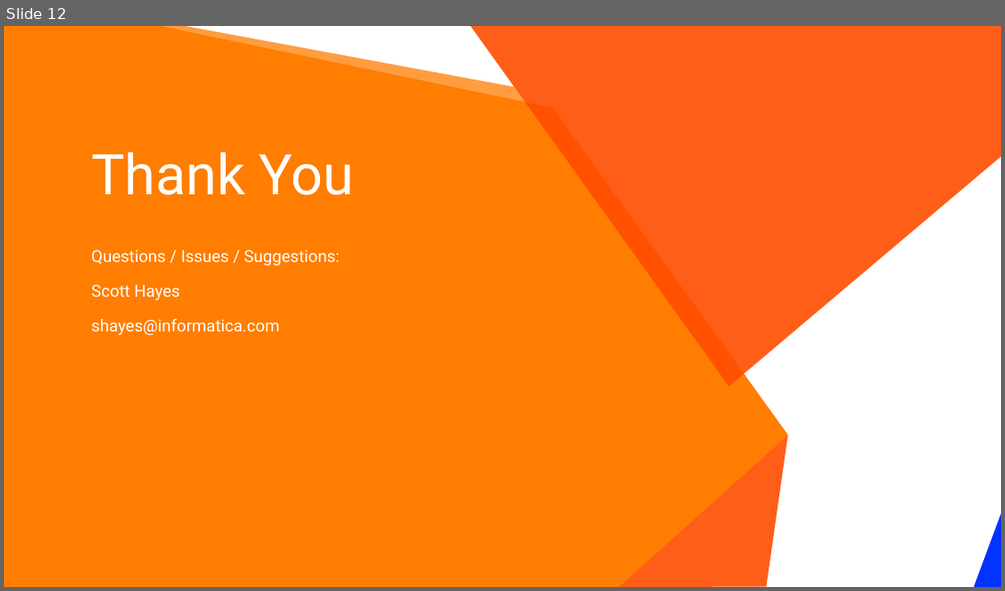
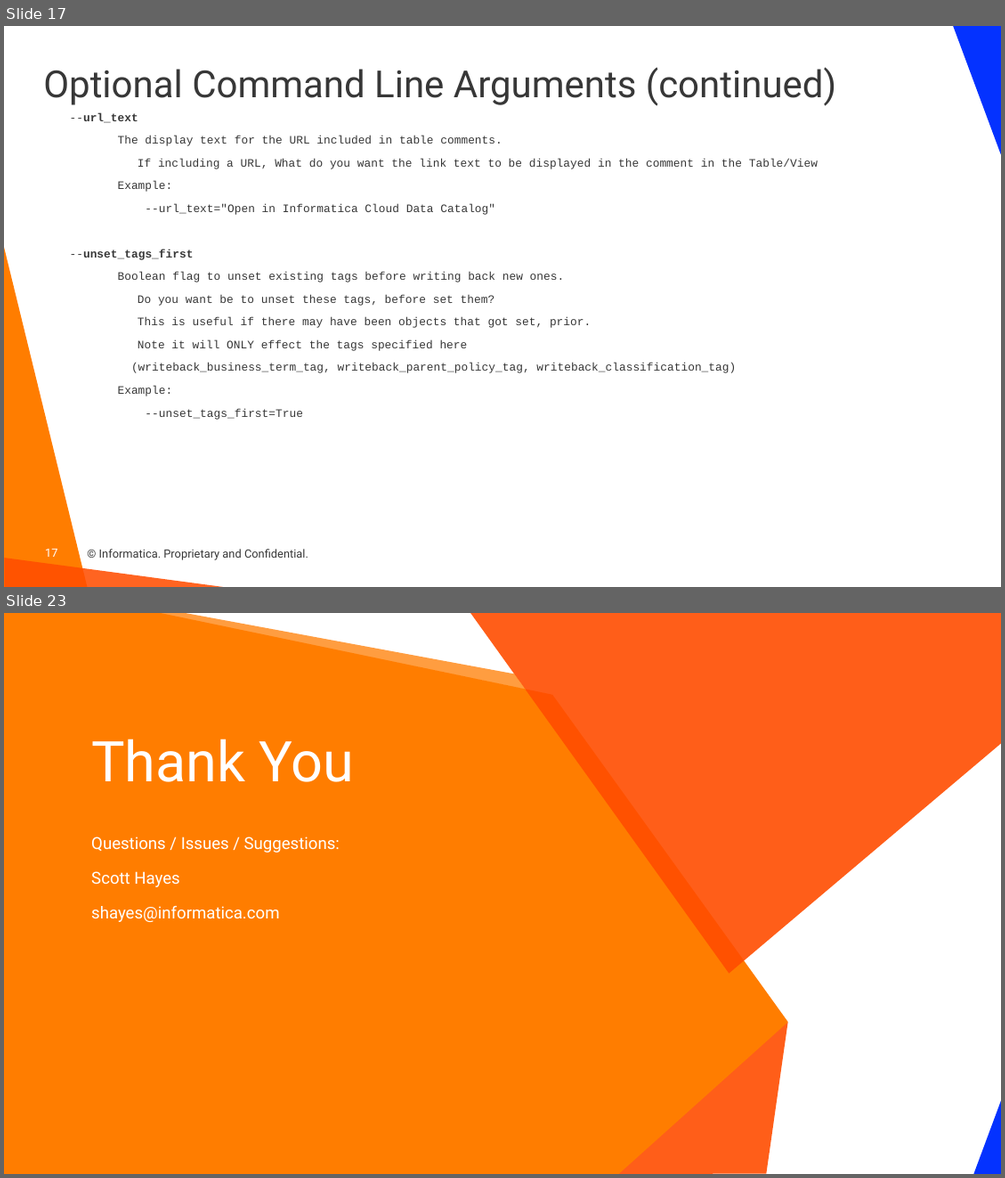
Before and after one commit to haystraw/Informatica_Databricks_Tag_Writer, a slide deck: CDGC Databricks Tag Writer.pptx. Shown one above the other, each under a label of ours: slide 12 before the commit, slides 17 and 23 after it; the slides between them are not shown. The pictures are 1005x591 and 1005x1178 pixels, drawn with LibreOffice and Linux fonts; fonts in the diff are those of the drawing; background and template pictures are left out. Boxes give left, top, right and bottom in pixels: in the first picture for what was removed or moved away, otherwise in the second. Text is boxed around its words. In the diff, an @@ line names an element or a change of style, - is before the commit and + after.

Commit message:
v20250709 Added pagination to searches to large environments Moved config parameters to config file, and added ability to override using command line parameters

```diff
--- a/CDGC Databricks Tag Writer.pptx
+++ b/CDGC Databricks Tag Writer.pptx
@@ slide 17 added at bbox=[4, 26, 1001, 587], background #FFFFFF @@
@@ right triangle added at bbox=[953, 26, 1001, 155], fill #0432FF @@
@@ title added at bbox=[43, 67, 836, 106], 36 pt, text #373737 @@
+Optional Command Line Arguments (continued)
@@ text added at bbox=[70, 112, 817, 419], 11 pt, text #373737 @@
+--url_text
+The display text for the URL included in table comments.
+If including a URL, What do you want the link text to be displayed in the comment in the Table/View
+Example:
+--url_text="Open in Informatica Cloud Data Catalog"
+--unset_tags_first
+Boolean flag to unset existing tags before writing back new ones.
+Do you want be to unset these tags, before set them?
+This is useful if there may have been objects that got set, prior.
+Note it will ONLY effect the tags specified here
+(writeback_business_term_tag, writeback_parent_policy_tag, writeback_classification_tag)
+Example:
+--unset_tags_first=True
@@ right triangle added at bbox=[4, 246, 88, 587], fill #FF7D00 @@
@@ right triangle added at bbox=[4, 557, 223, 587], fill #FF4D00 at 87% opacity @@
@@ page number added at bbox=[45, 548, 57, 556], 11 pt, text #FFFFFF @@
+17
@@ text added at bbox=[99, 548, 308, 560], 11 pt, text #373737 @@
+© Informatica. Proprietary and Confidential.
@@ what was slide 12 is now slide 23 @@
```
Also in this commit, not shown: 6 slides changed, 10 other slides added, 7 other files.
